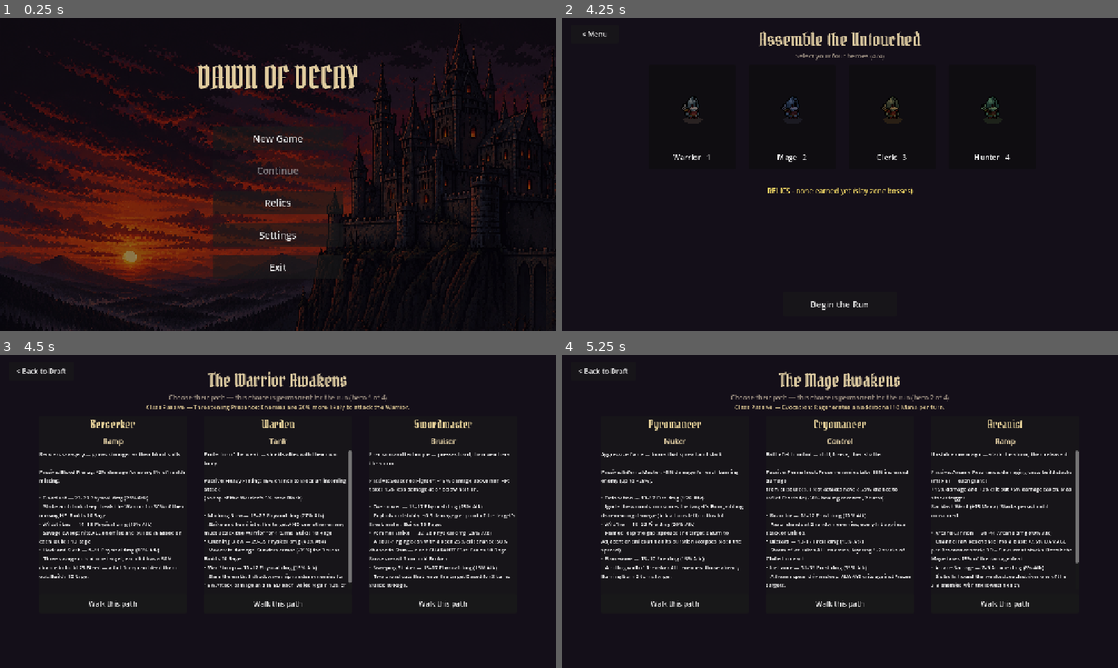
Above: before the commit, frames 1-4 (two rows, left to right).
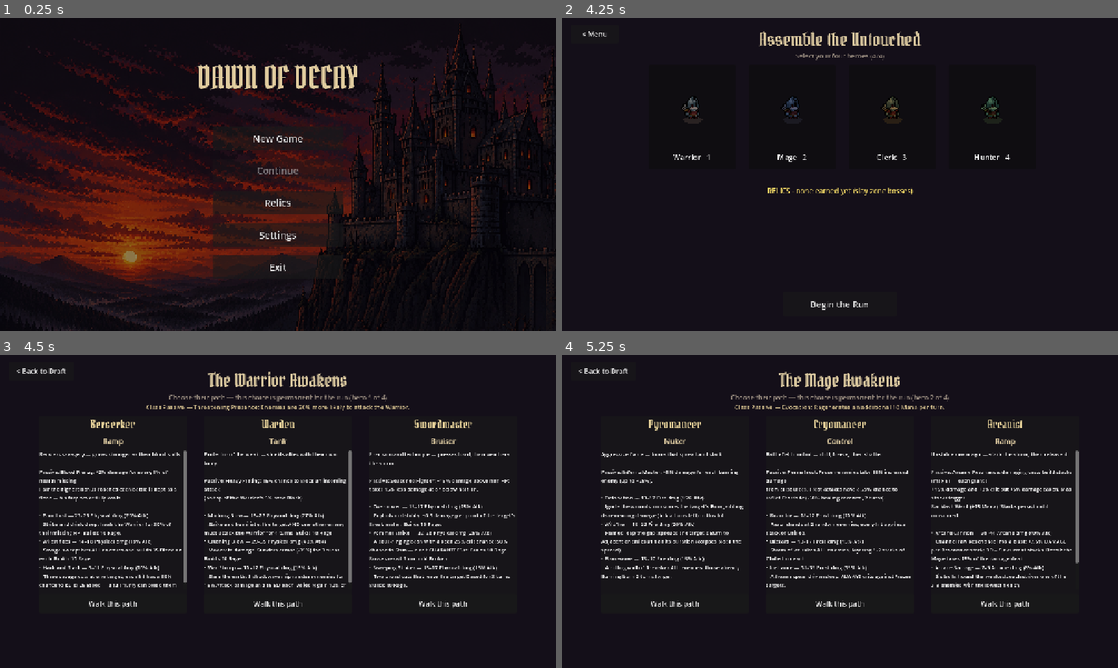
Above: after the commit, the same moments.

Repository: thebaldman65-spec/DoD
Game: Godot game, scene res://scenes/main_menu.tscn
Same seed, same stepped clock (60 frames per second), same inputs: the game is played once before the commit and once after it.
Inputs (mouse positions are in pixels of both pictures, inside the frame that each line leads up to):
- Up to frame 1 (0.25 s): no input
- Up to frame 2 (4.25 s): click "New Game" at 0.5 s; click (689, 118) at 1.27 s; click (789, 118) at 2.02 s; click (890, 118) at 2.77 s; click (990, 118) at 3.52 s
- Up to frame 3 (4.5 s): click "Begin the Run" at 4.25 s
- Up to frame 4 (5.25 s): click "Walk this path" at 5 s

Frames 1-2 are identical in both runs. In frame 3, 2.2% of the frame differs, in the area x 7-34%, y 30-75%; in frame 4, nothing differs.

Commit message:
Batch A: Berserker stat block + Blood Frenzy v2, sim harness hardened
Step 0: DOD_SIM_SPECS shorter than the party no longer indexes past
sim_specs (it aborted _spawn_units into enemy-less 0.2s "victories");
short lists pad with defaults + a warning. sim.sh wrapper added.
Step 1: per-spec stat blocks via Classes.apply_spec_stats — one source
of truth for battle spawn AND party sheet. Berserker: 175 HP / 15%
armor / shadow+nature 10%, frost -15% (designer's -0.15 call), same
effective HP within 0.3%. base_hp re-read after the spec block so node
scaling compounds off 175 (the ordering trap).
Step 2: Blood Frenzy v2 — unit-side frenzy_bonus() ratchets a floor
(half the battle's peak, never falls) at the damage-read site and on
every hit/tick taken; chip shows both numbers; Unstoppable raises the
step and floor by design.

Gated 200-battle sims, before -> after: deaths/battle 0.31 -> 0.34
(noise), Berserker share 27% -> 27%. Docs deliberately untouched
(Batch D). Tree audit read-only, reported separately.

Co-Authored-By: Claude Fable 5 <noreply@anthropic.com>

Diff:
--- a/scripts/battle.gd
+++ b/scripts/battle.gd
@@ -312,10 +312,19 @@
 			hero_keys.append(member["key"])
 	# DOD_SIM_SPECS="berserker,cryomancer,inquisitor,beastmaster" overrides the
 	# specs used by autoplay/sim battles (order: warrior, mage, cleric, hunter).
-	var sim_specs := ["swordmaster", "pyromancer", "holy", "sharpshooter"]
+	var default_specs := ["swordmaster", "pyromancer", "holy", "sharpshooter"]
+	var sim_specs := default_specs
 	var env_specs := OS.get_environment("DOD_SIM_SPECS")
 	if env_specs != "":
-		sim_specs = env_specs.split(",")
+		sim_specs = Array(env_specs.split(","))
+		# A short list used to index past the end at spawn — _spawn_units
+		# aborted mid-loop and the enemy-less battle counted as a hollow
+		# 0.2s "victory". Pad with the defaults and say so instead.
+		while sim_specs.size() < hero_keys.size():
+			var pad: String = default_specs[mini(sim_specs.size(), 3)]
+			push_warning("DOD_SIM_SPECS: %d entries for %d heroes — slot %d padded with %s"
+				% [sim_specs.size(), hero_keys.size(), sim_specs.size() + 1, pad])
+			sim_specs.append(pad)
 	var name_counts := {}
 	for i in hero_keys.size():
 		var cfg := Classes.hero_config(hero_keys[i])
@@ -335,13 +344,10 @@
 			cfg["passive_id"] = Classes.SPEC_INFO[spec]["passive"]
 			# Once awakened, the hero goes by their spec, not their class.
 			cfg["unit_name"] = Classes.SPEC_INFO[spec]["name"]
-			# Role-based break resistance replaces the class base once specced.
-			cfg["constitution"] = Classes.SPEC_INFO[spec].get("constitution",
-				cfg.get("constitution", 100))
-			# Spec stat block: Attack by role (Tank 75 / Damage 100 / Support
-			# 50 until per-spec values land) and innate resistances.
-			cfg["attack"] = Classes.spec_attack(spec)
-			cfg["resists"] = Classes.spec_resists(spec).duplicate()
+			# Spec stat block (constitution/Attack/resists, plus max_hp and
+			# armor once a spec declares them) — the party sheet calls the
+			# SAME helper, so the two can never drift.
+			Classes.apply_spec_stats(cfg, spec)
 			# Arcane Resonance is the Arcanist's passive mechanic alone.
 			if spec == "arcanist":
 				cfg["second_resource_name"] = "Resonance"
@@ -358,6 +364,11 @@
 					cfg[art_key] = SPEC_ART[spec][art_key]
 			Classes.apply_kit_overrides(cfg, spec)
 			Classes.apply_passive(cfg, spec)
+			# Spec stat blocks may override max_hp (Berserker 175): re-read
+			# the scaling baseline AFTER the spec block so node scaling
+			# (+2% of base per win) compounds off the spec's base, not the
+			# class's 154 — the ordering trap from the batch doc.
+			base_hp = cfg["max_hp"]
 			if Run.active and i < Run.party.size():
 				Talents.apply_from_tree(cfg, Run.party[i].get("tree", []),
 					Run.party[i].get("talents", {}))
@@ -3273,11 +3284,11 @@
 				raw *= 0.85
 			if atk_chill > 0:
 				raw *= 1.0 - 0.01 * _max_hero_rank("hungering_ranks") * atk_chill
-			# Blood Frenzy: +2% damage (plus Unstoppable) per 5% of HP missing.
+			# Blood Frenzy v2: +2% (plus Unstoppable) per 5% missing, never
+			# below the ratcheting floor (half this battle's peak bonus) —
+			# the unit-side helper ratchets and returns in one motion.
 			if attacker.passive_id == "bloodrage":
-				var frenzy_steps := int((1.0 - attacker.hp / float(attacker.max_hp)) \
-					* 100.0 / 5.0)
-				raw *= 1.0 + (2.0 + attacker.bloodrage_step_bonus) * frenzy_steps / 100.0
+				raw *= 1.0 + attacker.frenzy_bonus()
 			# Enraged (talent): stacks from dropping below half HP.
 			if attacker.enraged_stacks > 0 and attacker.enraged_ranks > 0:
 				raw *= 1.0 + 0.03 * attacker.enraged_ranks * attacker.enraged_stacks
--- a/scripts/classes.gd
+++ b/scripts/classes.gd
@@ -377,6 +377,26 @@
 	return SPEC_INFO[spec].get("resists", {})
 
 
+# THE spec stat block, one source of truth: the battle spawn and the
+# party sheet both call this (master.html §11 — the two must never
+# drift; same precedent as apply_passive). Constitution/Attack/resists
+# always; max_hp and armor only once a spec declares them (the
+# Berserker leads — 175 HP / 15% armor keeps his effective HP against
+# physical within 0.3% of the old 154 / 25%, trading mitigation for a
+# bigger visible pool: more Frenzy runway, more Rage from being hit).
+static func apply_spec_stats(cfg: Dictionary, spec: String) -> void:
+	if spec == "" or not SPEC_INFO.has(spec):
+		return
+	var info: Dictionary = SPEC_INFO[spec]
+	cfg["constitution"] = info.get("constitution", cfg.get("constitution", 100))
+	cfg["attack"] = spec_attack(spec)
+	cfg["resists"] = spec_resists(spec).duplicate()
+	if info.has("max_hp"):
+		cfg["max_hp"] = int(info["max_hp"])
+	if info.has("armor"):
+		cfg["armor"] = float(info["armor"])
+
+
 const ARCHETYPE_DESC := {
 	"Ramp": "Starts weak, snowballs as the battle progresses.",
 	"Rush": "Starts strong; resources dwindle as the fight drags on.",
@@ -413,7 +433,9 @@
 
 const SPEC_INFO := {
 	"berserker": {"name": "Berserker", "constitution": 110, "archetype": "Ramp", "passive": "bloodrage",
-		"passive_desc": "Blood Frenzy: +2% damage for every 5% of health missing.",
+		"max_hp": 175, "armor": 0.15,
+		"resists": {"shadow": 0.10, "nature": 0.10, "frost": -0.15},
+		"passive_desc": "Blood Frenzy: +2% damage for every 5% of health missing.\nHalf the highest bonus reached each battle is kept as a\nfloor — his fury never fully cools.",
 		"blurb": "Reckless savagery — grows stronger as their blood spills."},
 	"warden": {"name": "Warden", "constitution": 110, "archetype": "Tank", "passive": "heavy_plating",
 		"passive_desc": "Heavy Plating: 15% chance to Block an incoming attack\n(on top of the Warden's 5% base Block).",
--- a/scripts/party_screen.gd
+++ b/scripts/party_screen.gd
@@ -107,7 +107,7 @@
 				int(round((0.15 + float(cfg.get("seasoned_off_bonus", 0.0))) * 100)),
 				int(round((0.15 + float(cfg.get("seasoned_def_bonus", 0.0))) * 100))]
 		"bloodrage":
-			desc = "Blood Frenzy: +%s%% damage for every 5%% of health missing." % \
+			desc = "Blood Frenzy: +%s%% damage for every 5%% of health missing.\nHalf the highest bonus reached each battle is kept as a\nfloor — his fury never fully cools." % \
 				String.num(2.0 + float(cfg.get("bloodrage_step_bonus", 0.0)), 1)
 	return desc
 
@@ -122,11 +122,12 @@
 		cfg["abilities"] = cfg["abilities"] + Classes.spec_abilities(spec)
 		Classes.apply_kit_overrides(cfg, spec)
 		Classes.apply_passive(cfg, spec)
-		# Specced heroes use their spec's stat block (mirrors battle spawn).
-		cfg["constitution"] = Classes.SPEC_INFO[spec].get("constitution",
-			cfg.get("constitution", 100))
-		cfg["attack"] = Classes.spec_attack(spec)
-		cfg["resists"] = Classes.spec_resists(spec).duplicate()
+		# Specced heroes use their spec's stat block — the SAME helper the
+		# battle spawn calls, so sheet and nameplate can never drift.
+		Classes.apply_spec_stats(cfg, spec)
+		# Spec blocks may override max_hp (Berserker 175): re-read the
+		# scaling baseline after the block, mirroring the battle spawn.
+		base_hp = cfg["max_hp"]
 		Talents.apply_from_tree(cfg, member.get("tree", []), member.get("talents", {}))
 	for rune in member.get("runes", []):
 		if rune.get("equipped", false):
--- a/scripts/unit.gd
+++ b/scripts/unit.gd
@@ -159,6 +159,9 @@
 # Fixed-tree talent stats (0/0.0 = not learned). See talents.gd for sources.
 var bleed_bonus := 0          # Savagery: extra Bleed on bleed-building abilities
 var bloodrage_step_bonus := 0.0  # Unstoppable: adds to Blood Frenzy's 2%/step
+var frenzy_floor := 0.0  # Blood Frenzy v2: half the peak bonus this battle
+                         # (fraction; ratchets up, never resets mid-battle —
+                         # units are built fresh each battle)
 var pierce_bonus := 0.0       # flat armor penetration from talents
 var dmg_taken_bonus := 0.0    # Reckless Fury: takes more damage
 var enraged_ranks := 0        # Enraged: stacks when dropping below 50% HP
@@ -695,11 +698,12 @@
 		for s in statuses:
 			if s.id == "spec_passive":
 				var step := 2.0 + bloodrage_step_bonus
-				var steps := int((1.0 - hp / float(max_hp)) * 100.0 / 5.0)
-				var bonus := step * steps
-				s.short = "+%d%%" % int(round(bonus))
-				s.desc = "Blood Frenzy: +%.1f%% damage per 5%% HP missing.\nCurrently +%.1f%% (%d steps)." % [
-					step, bonus, steps]
+				var live := frenzy_bonus() * 100.0
+				var floor_pct := frenzy_floor * 100.0
+				s.short = "+%d%% (floor %d%%)" % [int(round(live)),
+					int(round(floor_pct))]
+				s.desc = "Blood Frenzy: +%.1f%% damage per 5%% HP missing.\nCurrently +%.1f%%. The floor — half the highest\nbonus reached this battle — is +%.1f%%\nand never falls." % [
+					step, live, floor_pct]
 				_refresh_chips()
 				break
 	# Seasoned Fighter chip shows which side of the stance switch is live.
@@ -1056,6 +1060,19 @@
 # ---------- damage / healing ----------
 
 # Applies damage + Pressure. Returns what happened so battle.gd can react.
+# Blood Frenzy v2 (Berserker passive): +step per full 5% of health
+# missing, with a RATCHETING FLOOR — half the highest bonus reached
+# this battle; the live bonus never drops below it. Returns the bonus
+# as a fraction (0.14 = +14%) and ratchets as a side effect: called
+# where damage is read AND after every hit taken, so a dive that gets
+# healed away before his next attack still banks its floor.
+func frenzy_bonus() -> float:
+	var step := (2.0 + bloodrage_step_bonus) / 100.0
+	var current := int((1.0 - hp / float(max_hp)) * 100.0 / 5.0) * step
+	frenzy_floor = maxf(frenzy_floor, current * 0.5)
+	return maxf(current, frenzy_floor)
+
+
 func take_hit(amount: int, pressure_add: int) -> Dictionary:
 	if amount > 0:
 		damaged_since_turn = true  # Unbroken Watch bookkeeping
@@ -1202,6 +1219,9 @@
 		_die()
 	elif not just_broke:
 		play_anim("hurt")
+	# Blood Frenzy v2: every hit taken banks its floor immediately.
+	if passive_id == "bloodrage" and not dead:
+		frenzy_bonus()
 	refresh_bars()
 	return {"died": dead, "broke": just_broke, "bd": applied_bd}
 
@@ -1220,6 +1240,9 @@
 		hp = maxi(int(max_hp * 0.25), 1)
 		float_text("REBORN IN ASH", Color(1.0, 0.6, 0.2), true)
 		_proc_log("Talent: Ashes of Al'ar — %s rises from the ashes (25%% HP)" % unit_name)
+	# Blood Frenzy v2: tick-driven dives bank their floor too.
+	if passive_id == "bloodrage" and not dead:
+		frenzy_bonus()
 	float_text(label, color)
 	if hp <= 0:
 		_die()
Not shown, added: sim.sh
